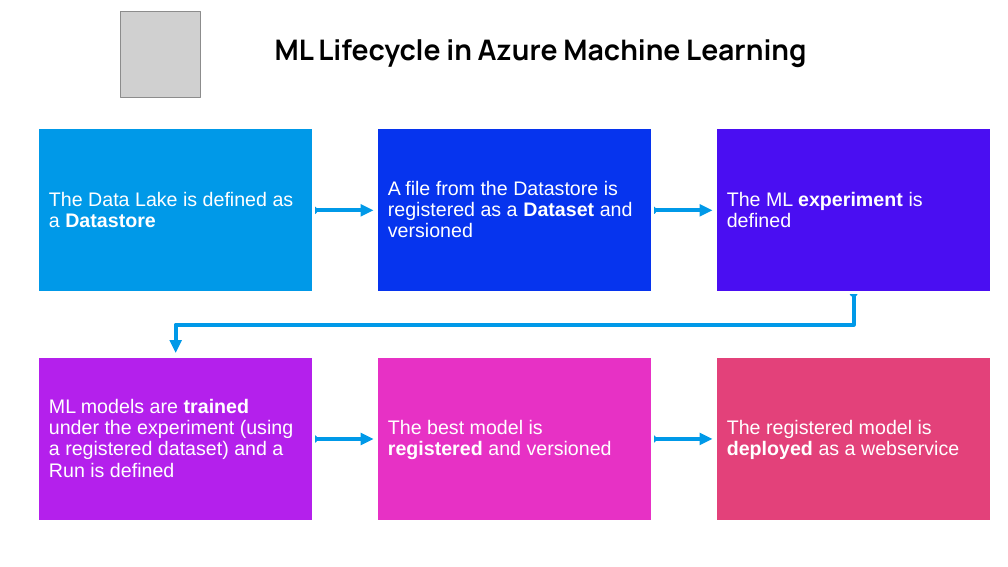
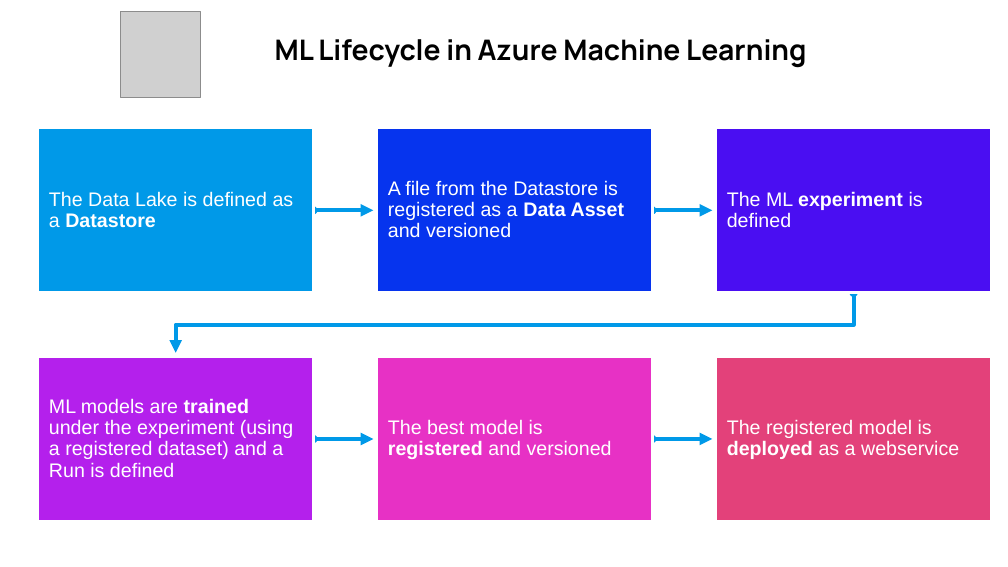
Before and after one commit to colbyford/DSBA6190-CloudComputing, a slide deck: slide 7 of 3 - Machine Learning/MachineLearning.pptx. Drawn at 1008x567 pixels with LibreOffice and Linux fonts; fonts in the diff are those of the drawing; grey boxes stand for pictures. Boxes give left, top, right and bottom in pixels: in the first picture for what was removed or moved away, otherwise in the second. Text is boxed around its words. In the diff, an @@ line names an element or a change of style, - is before the commit and + after.

```diff
--- a/3 - Machine Learning/MachineLearning.pptx
+++ b/3 - Machine Learning/MachineLearning.pptx
@@ text at [388,180,624,238]: text changed @@
-A file from the Datastore is registered as a Dataset and versioned
+A file from the Datastore is registered as a Data Asset and versioned
```
